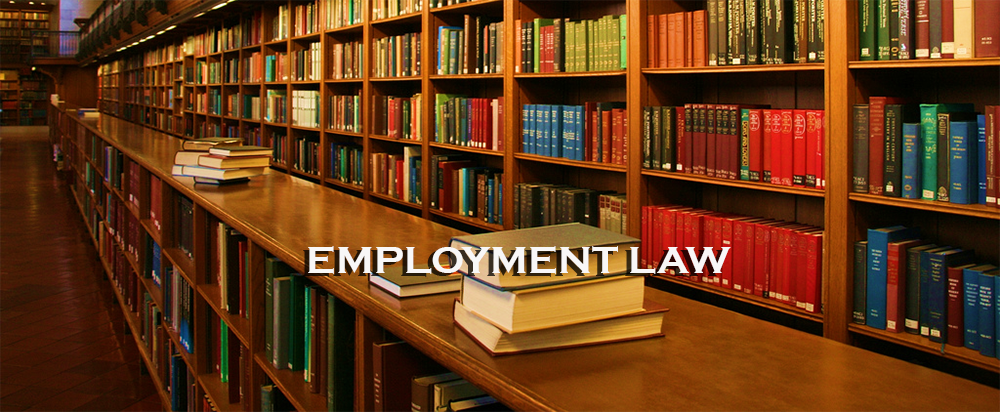
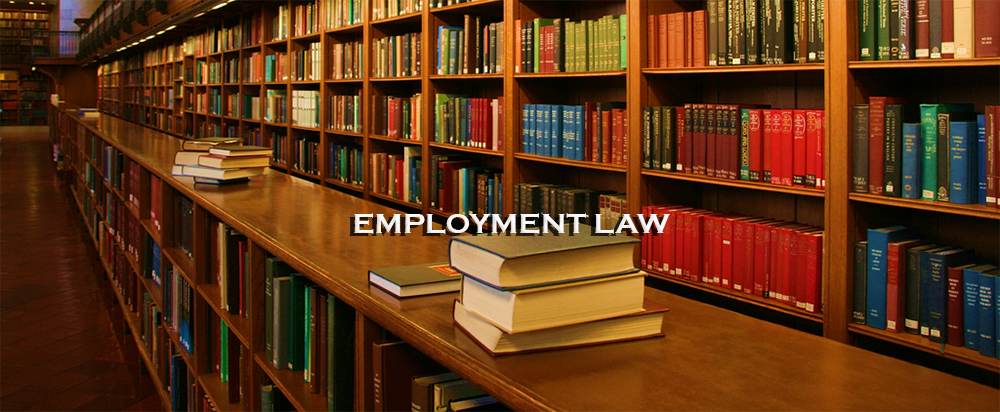
The second w=1000, h=412 image is a revision of the first. Changes to its layers:
painted on "EMPLOYMENT LAW" over [308,213,731,274]
